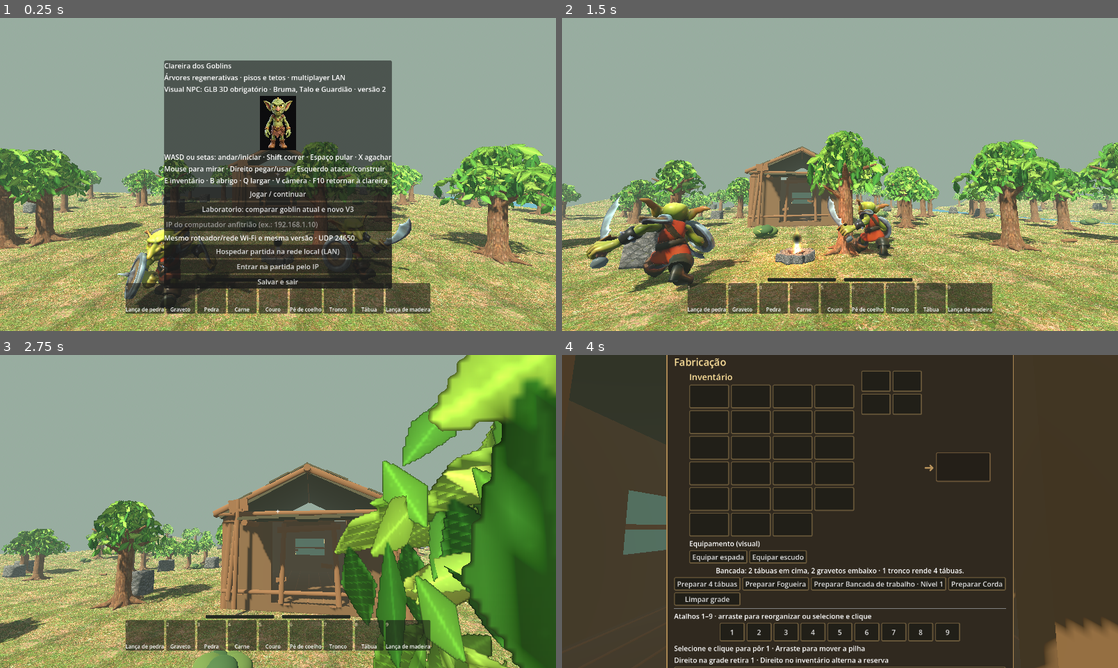
Above: before the commit, frames 1-4 (two rows, left to right).
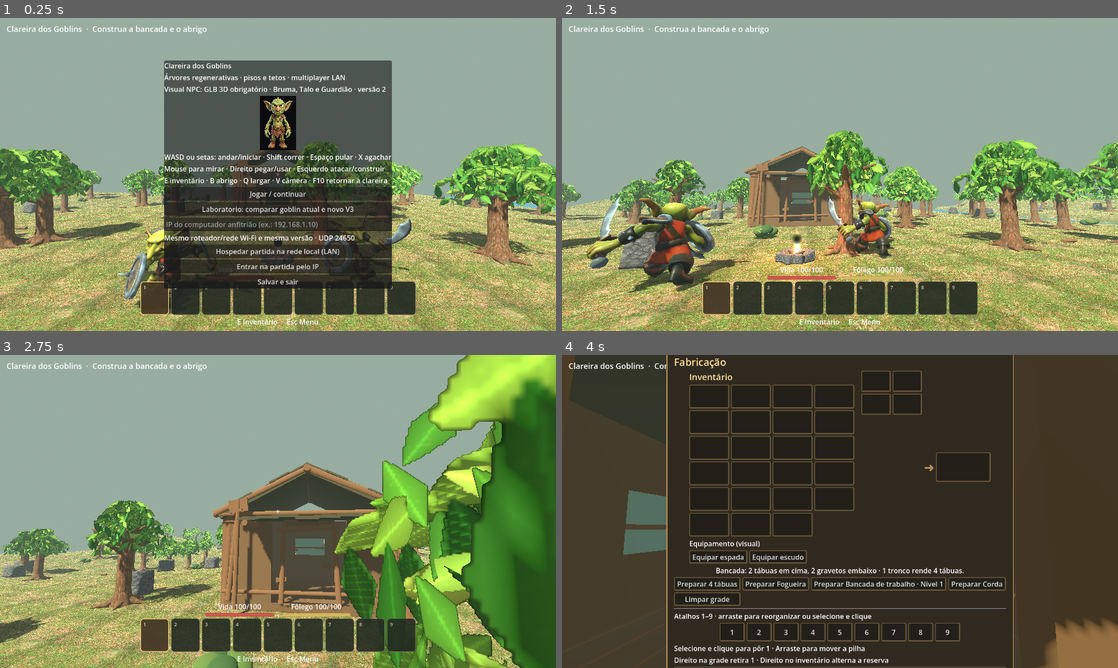
Above: after the commit, the same moments.

Repository: clebertressi88/clareira-dos-goblins
Game: Godot game, scene res://main.tscn
Two runs of this game, one before a commit and one after it. Both use one fixed random seed, a clock stepped at 60 frames per second and the inputs below.
Inputs (mouse positions are in pixels of both pictures, inside the frame that each line leads up to):
- Up to frame 1 (0.25 s): no input
- Up to frame 2 (1.5 s): click "Jogar / continuar" at 0.5 s; tap Enter at 1.25, 1.35 s; move the mouse to (867, 174) at 1.27 s; hold W (goblin_frente) from 1.28 s (still down); click (867, 174) at 1.42 s
- Up to frame 3 (2.75 s): keep holding W (goblin_frente); tap Space at 1.52, 1.82, 2.27, 2.57 s; move the mouse to (250, 511) at 2.02 s; tap Keypad Enter at 2.1 s
- Up to frame 4 (4 s): keep holding W (goblin_frente); move the mouse to (851, 505) at 2.77 s; hold Shift 2.78-3.53 s; move the mouse to (834, 517) at 3.52 s; tap E at 3.6 s; click (834, 517) at 3.67 s; tap Space at 3.77 s

The runs differ from the first frame. In frame 1, 4.6% of the frame differs, in the area x 1-78%, y 2-98%; in frame 2, 6.0%; in frame 3, 5.6%; in frame 4, 0.1%.
Error before the commit: Parse Error: Cannot infer the type of "z" variable because the value doesn't have a set type. (res://wood_axe_model.gd:97)

Commit message:
Corrige inferencia de tipo da coordenada z no machado de madeira

Diff:
--- a/Projeto-Godot/wood_axe_model.gd
+++ b/Projeto-Godot/wood_axe_model.gd
@@ -94,7 +94,7 @@
 		_tube(parent,Vector3(-.40,.340,side*.032),Vector3(-.23,.310,side*.064),.005,blade_grain,6)
 		_tube(parent,Vector3(-.36,.375,side*.043),Vector3(-.20,.358,side*.068),.004,blade_grain,6)
 		# Corda REAL em X cruzando a face do machado.
-		var z := side*.093
+		var z: float = float(side) * 0.093
 		_tube(parent,Vector3(-.075,.454,z),Vector3(.081,.250,z),.017,rope)
 		_tube(parent,Vector3(.081,.450,z+.006*side),Vector3(-.073,.254,z+.006*side),.017,rope_shadow)
 	# Cordas firmes acima e abaixo do encaixe.
